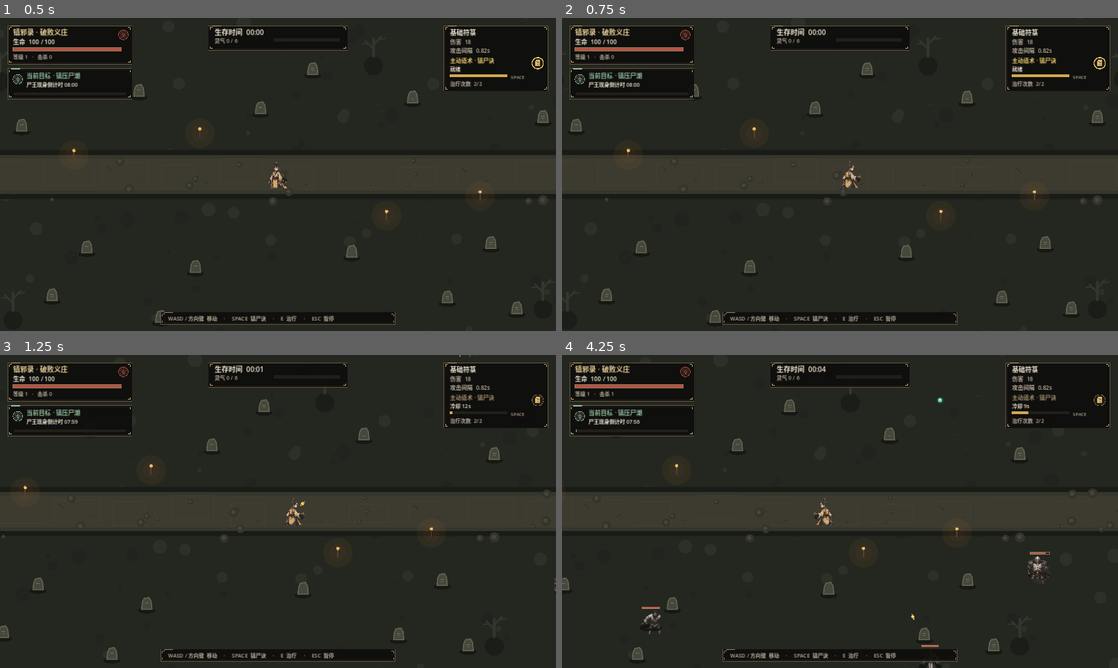
Above: before the commit, frames 1-4 (two rows, left to right).
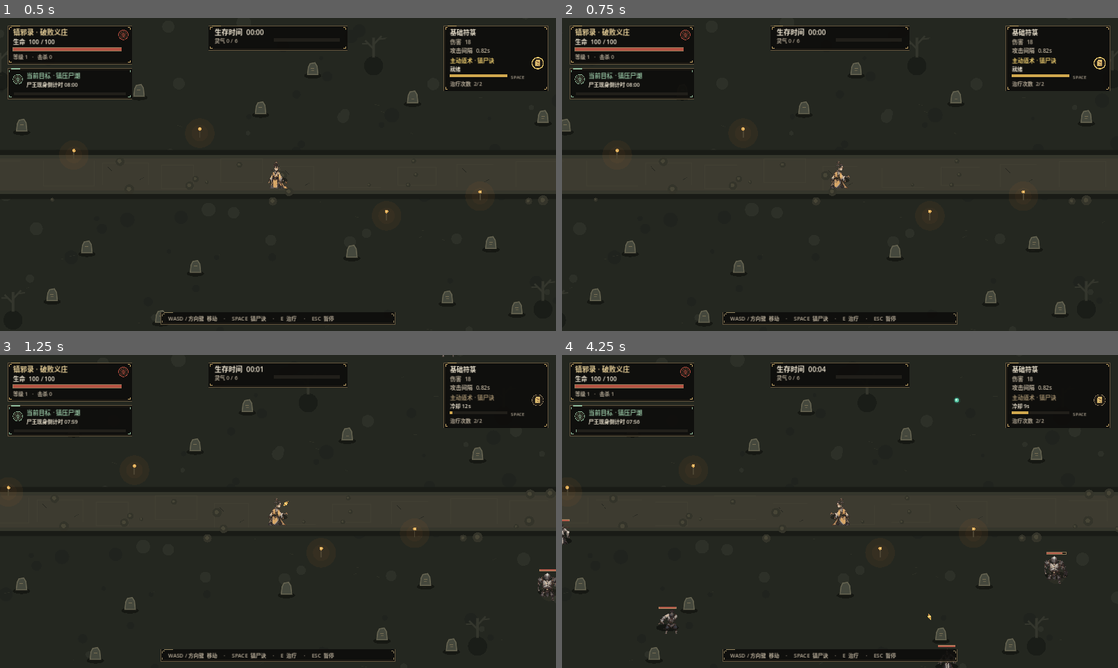
Above: after the commit, the same moments.

Repository: richenren/RemakeOfClassicGames
Game: Godot game, scene res://scenes/main.tscn
Two runs of this game, one before a commit and one after it. Both use one fixed random seed, a clock stepped at 60 frames per second and the inputs below.
Inputs (mouse positions are in pixels of both pictures, inside the frame that each line leads up to):
- Up to frame 1 (0.5 s): no input
- Up to frame 2 (0.75 s): tap Enter at 0.5 s; move the mouse to (962, 158) at 0.52 s; hold D from 0.53 s (still down); tap E at 0.6 s; click (962, 158) at 0.67 s
- Up to frame 3 (1.25 s): keep holding D; tap Space at 0.77 s
- Up to frame 4 (4.25 s): release D at 1.25 s; drag from (728, 527) to (812, 574) at 1.27 s; move the mouse to (895, 442) at 2.02 s; hold D 2.03-2.75 s; tap 1 at 2.1 s; drag from (812, 574) to (673, 464) at 2.77 s; move the mouse to (1006, 558) at 3.52 s; hold A from 3.53 s (still down); tap E at 3.6 s; tap Space at 3.77 s

Frame 1 is identical in both runs. In frame 2, 2.2% of the frame differs, in the area x 0-98%, y 14-98%; in frame 3, 2.1%; in frame 4, 2.5%, in the area x 0-100%, y 13-100%.

Commit message:
fix: force gameplay sprites and HUD above background

Diff:
--- a/game/scripts/main.gd
+++ b/game/scripts/main.gd
@@ -39,22 +39,34 @@
 	player = PLAYER_SCRIPT.new()
 	player.main_ref = self
 	player.position = WORLD_SIZE * 0.5
+	player.visible = true
+	player.z_as_relative = false
+	player.z_index = 20
 	add_child(player)
 
 	var camera := Camera2D.new()
-	camera.position_smoothing_enabled = true
-	camera.position_smoothing_speed = 5.0
+	camera.position = Vector2.ZERO
+	camera.enabled = true
+	# Avoid an initial camera lag that can leave the centered player outside the first frame.
+	camera.position_smoothing_enabled = false
 	camera.limit_left = 0
 	camera.limit_top = 0
 	camera.limit_right = int(WORLD_SIZE.x)
 	camera.limit_bottom = int(WORLD_SIZE.y)
 	player.add_child(camera)
 	camera.make_current()
-
+	camera.reset_smoothing()
+
+	# Keep screen-space UI on an explicit layer above the world canvas.
 	var canvas := CanvasLayer.new()
+	canvas.layer = 10
+	canvas.follow_viewport_enabled = false
 	add_child(canvas)
 	hud = HUD_SCRIPT.new()
 	hud.main_ref = self
+	hud.visible = true
+	hud.z_as_relative = false
+	hud.z_index = 100
 	canvas.add_child(hud)
 
 	for i in range(7):
@@ -202,6 +214,9 @@
 	spawn_position.x = clampf(spawn_position.x, 40.0, WORLD_SIZE.x - 40.0)
 	spawn_position.y = clampf(spawn_position.y, 40.0, WORLD_SIZE.y - 40.0)
 	enemy.position = spawn_position
+	enemy.visible = true
+	enemy.z_as_relative = false
+	enemy.z_index = 20
 	add_child(enemy)
 	enemies.append(enemy)
 
@@ -221,6 +236,9 @@
 
 	var projectile = PROJECTILE_SCRIPT.new()
 	projectile.setup(target, player.damage)
+	projectile.visible = true
+	projectile.z_as_relative = false
+	projectile.z_index = 30
 	var direction: Vector2 = (target.position - player.position).normalized()
 	player.facing = direction
 	projectile.position = player.position + direction * 18.0
@@ -286,6 +304,9 @@
 func _spawn_xp_orb(spawn_position: Vector2, amount: int) -> void:
 	var orb = XP_ORB_SCRIPT.new()
 	orb.setup(amount)
+	orb.visible = true
+	orb.z_as_relative = false
+	orb.z_index = 25
 	orb.position = spawn_position
 	add_child(orb)
 	xp_orbs.append(orb)
